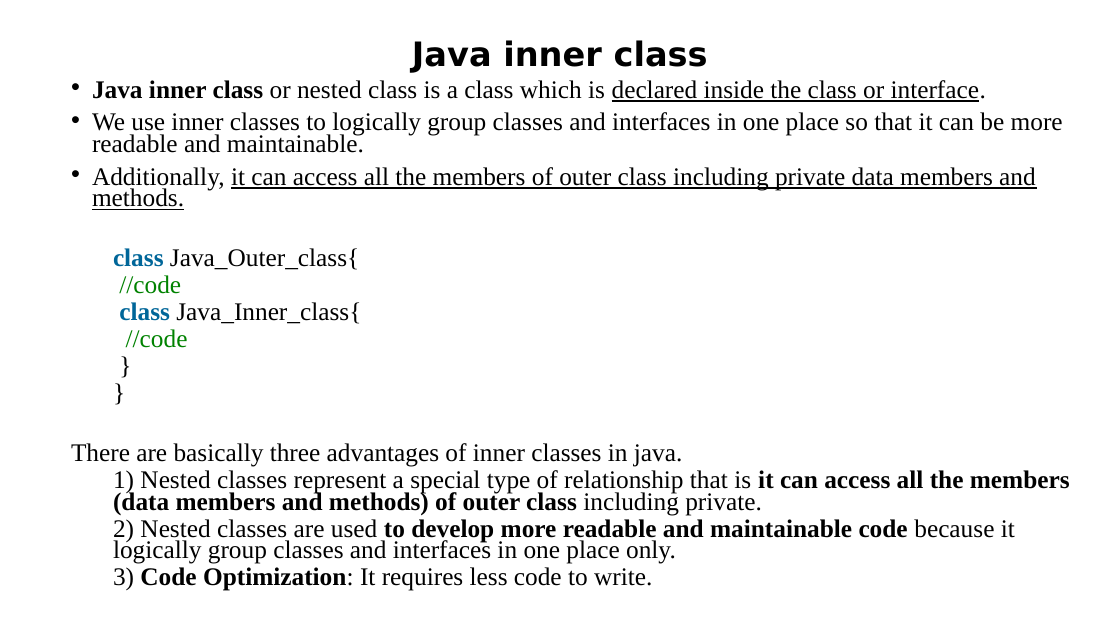
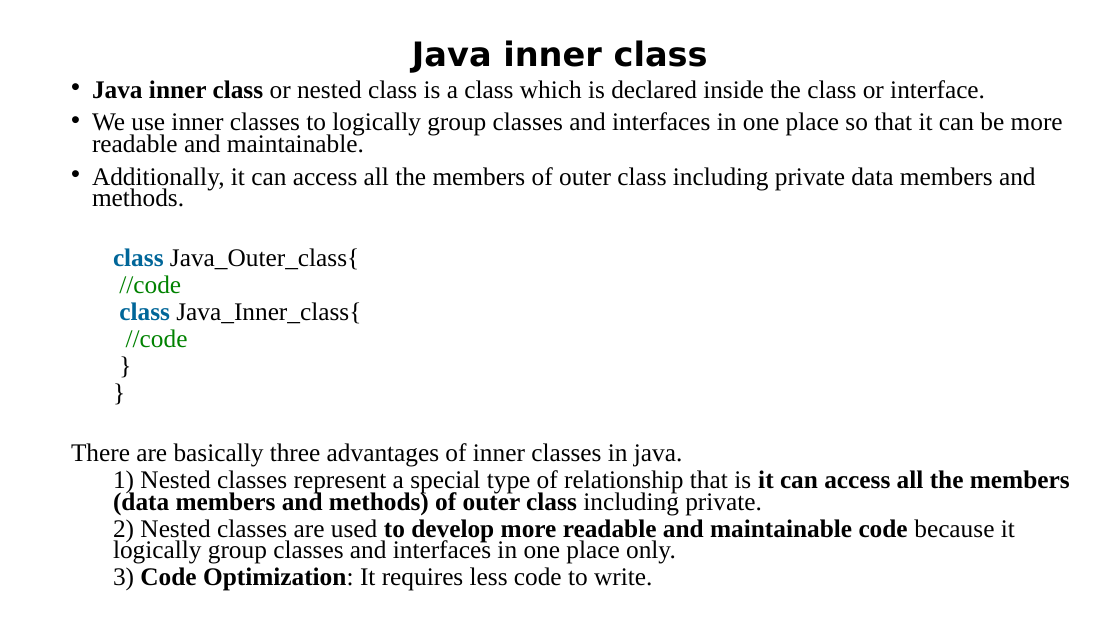
Before and after one commit to theabhishek07/Object_Oriented_Programming, a slide deck: slide 2 of STUDY_MATERIAL/Pushpendra_Sir/8Inner-classes.pptx. Drawn at 1120x630 pixels with LibreOffice and Linux fonts; fonts in the diff are those of the drawing. Boxes give left, top, right and bottom in pixels: in the first picture for what was removed or moved away, otherwise in the second. Text is boxed around its words. In the diff, an @@ line names an element or a change of style, - is before the commit and + after.

```diff
--- a/STUDY_MATERIAL/Pushpendra_Sir/8Inner-classes.pptx
+++ b/STUDY_MATERIAL/Pushpendra_Sir/8Inner-classes.pptx
@@ text at (92,80,1036,207): underline off in "declared inside the class or interface.", "it can access all the members of ..." @@
```
Also in this commit, not shown: 3 other slides changed, 6 slides added, 2 other files.
